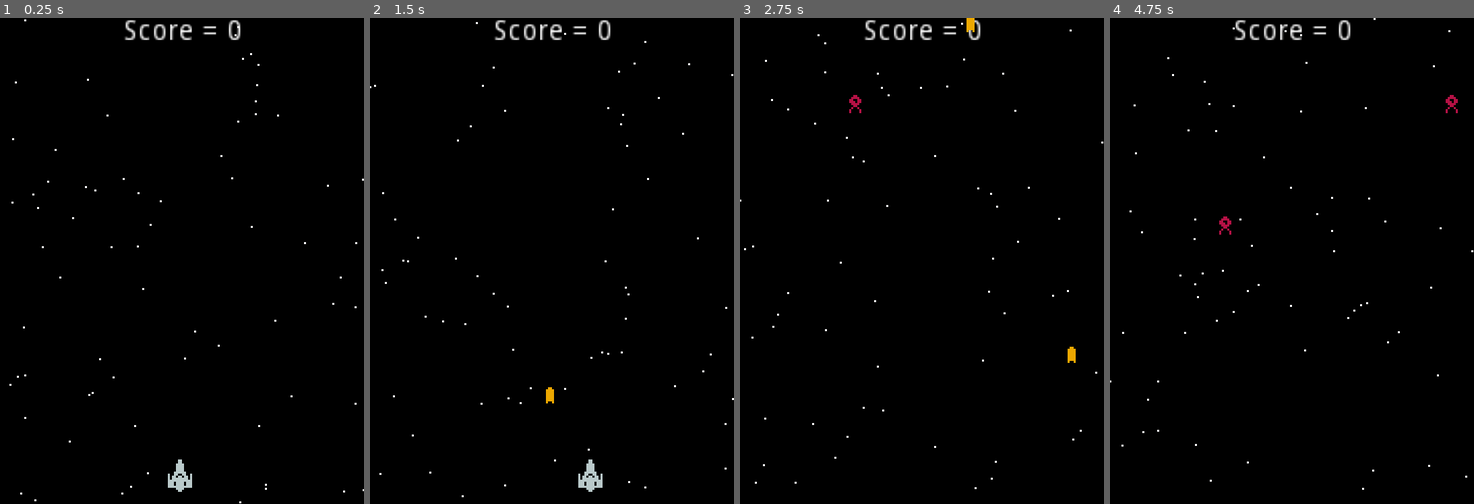
Above: before the commit, frames 1-4 (left to right).
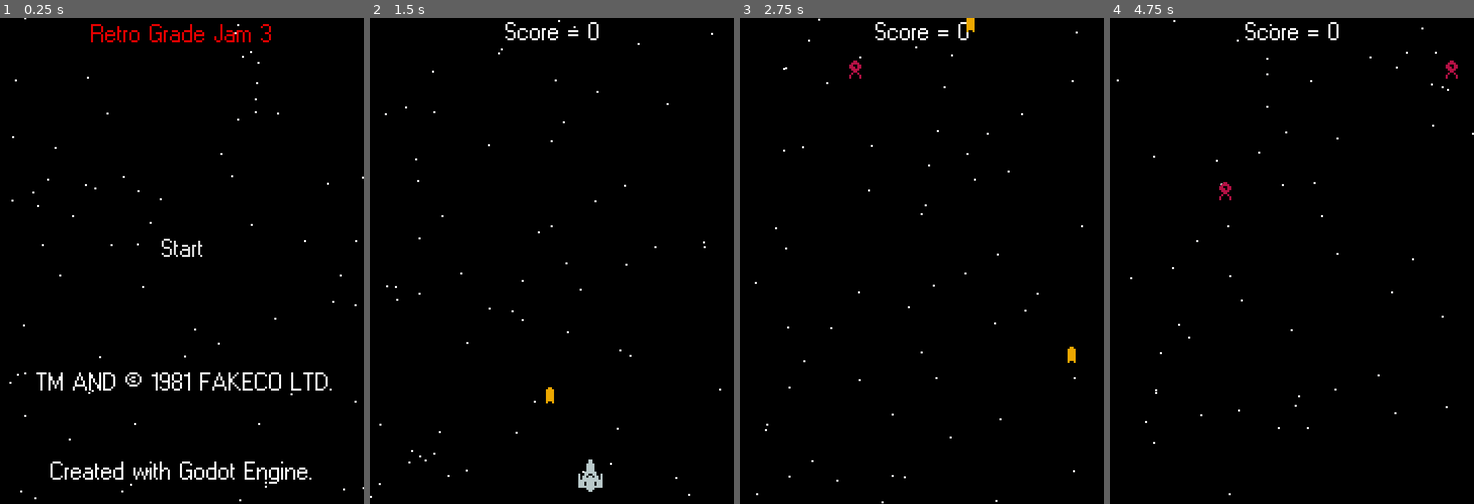
Above: after the commit, the same moments.

Repository: Flex814/FuseSpace
Game: Godot game, scene res://Scenes/StartMenu.tscn
The game is run twice, just before and just after one commit, with the same random seed, the same clock (stepped at 60 frames per second) and the same inputs. Before the commit the project starts from res://Scenes/World.tscn.
Inputs (mouse positions are in pixels of both pictures, inside the frame that each line leads up to):
- Up to frame 1 (0.25 s): no input
- Up to frame 2 (1.5 s): click (552, 246) at 0.5 s, where only the run after the commit has a clickable "Start"; tap Enter (ui_accept) at 1.25 s; hold Right (ui_right) from 1.28 s (still down)
- Up to frame 3 (2.75 s): tap Enter (ui_accept) at 1.52, 2.27 s; release Right (ui_right) at 2.03 s; hold Down (ui_down) from 2.03 s (still down)
- Up to frame 4 (4.75 s): release Down (ui_down) at 2.78 s; hold Right (ui_right) 2.78-3.53 s; hold Up (ui_up) 3.53-4.28 s; tap Enter (ui_accept) at 3.77, 4.52 s; hold Left (ui_left) from 4.28 s (still down)

The runs differ from the first frame. In frame 1, 3.1% of the frame differs, in the area x 2-100%, y 0-100%; in frame 2, 0.9%; in frame 3, 1.0%; in frame 4, 1.2%.

Commit message:
custom font, start menu

Diff:
--- /dev/null
+++ b/Scenes/Stars.tscn
@@ -0,0 +1,20 @@
+[gd_scene load_steps=2 format=2]
+
+[sub_resource type="ParticlesMaterial" id=1]
+emission_shape = 2
+emission_box_extents = Vector3( 90, 1, 1 )
+flag_disable_z = true
+direction = Vector3( 0, 1, 0 )
+spread = 0.0
+gravity = Vector3( 0, 0, 0 )
+initial_velocity = 100.0
+initial_velocity_random = 0.8
+orbit_velocity = 0.0
+orbit_velocity_random = 0.0
+
+[node name="Particles2D" type="Particles2D"]
+position = Vector2( 90, 0 )
+amount = 200
+lifetime = 15.0
+preprocess = 15.0
+process_material = SubResource( 1 )
--- /dev/null
+++ b/Scenes/StartMenu.tscn
@@ -0,0 +1,83 @@
+[gd_scene load_steps=5 format=2]
+
+[ext_resource path="res://Assets/MainFont.tres" type="DynamicFont" id=1]
+[ext_resource path="res://Scenes/Stars.tscn" type="PackedScene" id=2]
+[ext_resource path="res://Scripts/StartMenu.gd" type="Script" id=3]
+
+[sub_resource type="StyleBoxEmpty" id=1]
+
+[node name="StartMenu" type="Control"]
+anchor_right = 1.0
+anchor_bottom = 1.0
+script = ExtResource( 3 )
+
+[node name="Background" type="ColorRect" parent="."]
+anchor_right = 1.0
+anchor_bottom = 1.0
+color = Color( 0, 0, 0, 1 )
+
+[node name="StartButton" type="Button" parent="."]
+anchor_left = 0.5
+anchor_top = 0.5
+anchor_right = 0.5
+anchor_bottom = 0.5
+margin_left = -15.5
+margin_top = -13.0
+margin_right = 47.5
+margin_bottom = 13.0
+rect_scale = Vector2( 0.5, 0.5 )
+custom_fonts/font = ExtResource( 1 )
+custom_styles/hover = SubResource( 1 )
+custom_styles/pressed = SubResource( 1 )
+custom_styles/focus = SubResource( 1 )
+custom_styles/normal = SubResource( 1 )
+text = "Start"
+
+[node name="Godot" type="Label" parent="."]
+anchor_left = 0.5
+anchor_top = 0.5
+anchor_right = 0.5
+anchor_bottom = 0.5
+margin_left = -65.0
+margin_top = 90.0
+margin_right = 195.0
+margin_bottom = 145.0
+rect_scale = Vector2( 0.5, 0.5 )
+custom_fonts/font = ExtResource( 1 )
+text = "Created with Godot Engine."
+align = 1
+valign = 1
+
+[node name="Fake" type="Label" parent="."]
+anchor_left = 0.5
+anchor_top = 0.5
+anchor_right = 0.5
+anchor_bottom = 0.5
+margin_left = -72.0
+margin_top = 46.0
+margin_right = 218.0
+margin_bottom = 101.0
+rect_scale = Vector2( 0.5, 0.5 )
+custom_fonts/font = ExtResource( 1 )
+text = "TM AND © 1981 FAKECO LTD."
+align = 1
+valign = 1
+
+[node name="Stars" parent="." instance=ExtResource( 2 )]
+position = Vector2( 90, -1 )
+
+[node name="Label" type="Label" parent="."]
+anchor_left = 0.5
+anchor_right = 0.5
+margin_left = -45.0
+margin_top = 1.0
+margin_right = 135.0
+margin_bottom = 27.0
+rect_scale = Vector2( 0.5, 0.5 )
+custom_colors/font_color = Color( 0.917647, 0, 0, 1 )
+custom_fonts/font = ExtResource( 1 )
+text = "Retro Grade Jam 3"
+align = 1
+valign = 1
+
+[connection signal="pressed" from="StartButton" to="." method="_on_StartButton_pressed"]
--- a/Scenes/World.tscn
+++ b/Scenes/World.tscn
@@ -1,20 +1,10 @@
-[gd_scene load_steps=5 format=2]
+[gd_scene load_steps=6 format=2]
 
 [ext_resource path="res://Scenes/SquidSpawner.tscn" type="PackedScene" id=1]
 [ext_resource path="res://Scenes/Ship.tscn" type="PackedScene" id=2]
 [ext_resource path="res://Scripts/World.gd" type="Script" id=3]
-
-[sub_resource type="ParticlesMaterial" id=1]
-emission_shape = 2
-emission_box_extents = Vector3( 90, 1, 1 )
-flag_disable_z = true
-direction = Vector3( 0, 1, 0 )
-spread = 0.0
-gravity = Vector3( 0, 0, 0 )
-initial_velocity = 100.0
-initial_velocity_random = 0.8
-orbit_velocity = 0.0
-orbit_velocity_random = 0.0
+[ext_resource path="res://Assets/MainFont.tres" type="DynamicFont" id=4]
+[ext_resource path="res://Scenes/Stars.tscn" type="PackedScene" id=5]
 
 [node name="World" type="Node" groups=["World"]]
 script = ExtResource( 3 )
@@ -27,12 +17,7 @@
 "_edit_lock_": true
 }
 
-[node name="Particles2D" type="Particles2D" parent="."]
-position = Vector2( 90, 0 )
-amount = 200
-lifetime = 15.0
-preprocess = 15.0
-process_material = SubResource( 1 )
+[node name="Particles2D" parent="." instance=ExtResource( 5 )]
 
 [node name="Ship" parent="." instance=ExtResource( 2 )]
 position = Vector2( 89, 226 )
@@ -44,7 +29,11 @@
 [node name="ScoreLabel" type="Label" parent="."]
 anchor_left = 0.5
 anchor_right = 0.5
-margin_left = -29.5
-margin_right = 29.5
-margin_bottom = 14.0
+margin_left = -23.0
+margin_right = 71.0
+margin_bottom = 26.0
+rect_scale = Vector2( 0.5, 0.5 )
+custom_fonts/font = ExtResource( 4 )
 text = "Score = 0"
+align = 1
+valign = 1
--- /dev/null
+++ b/Scripts/StartMenu.gd
@@ -0,0 +1,5 @@
+extends Control
+
+
+func _on_StartButton_pressed():
+	get_tree().change_scene("res://Scenes/World.tscn")
--- a/project.godot
+++ b/project.godot
@@ -11,7 +11,7 @@
 [application]
 
 config/name="RetroGradeJam"
-run/main_scene="res://Scenes/World.tscn"
+run/main_scene="res://Scenes/StartMenu.tscn"
 config/icon="res://icon.png"
 
 [display]
